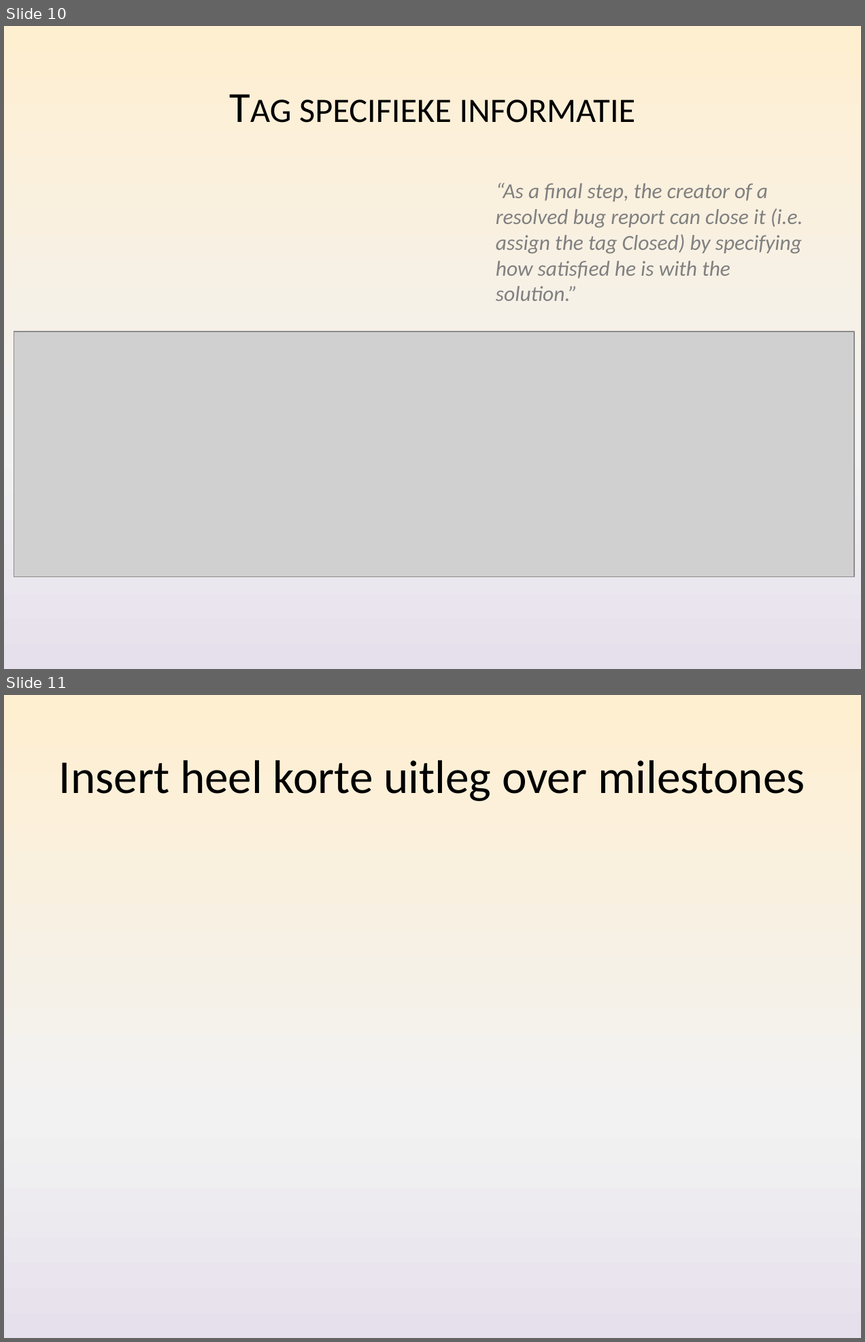
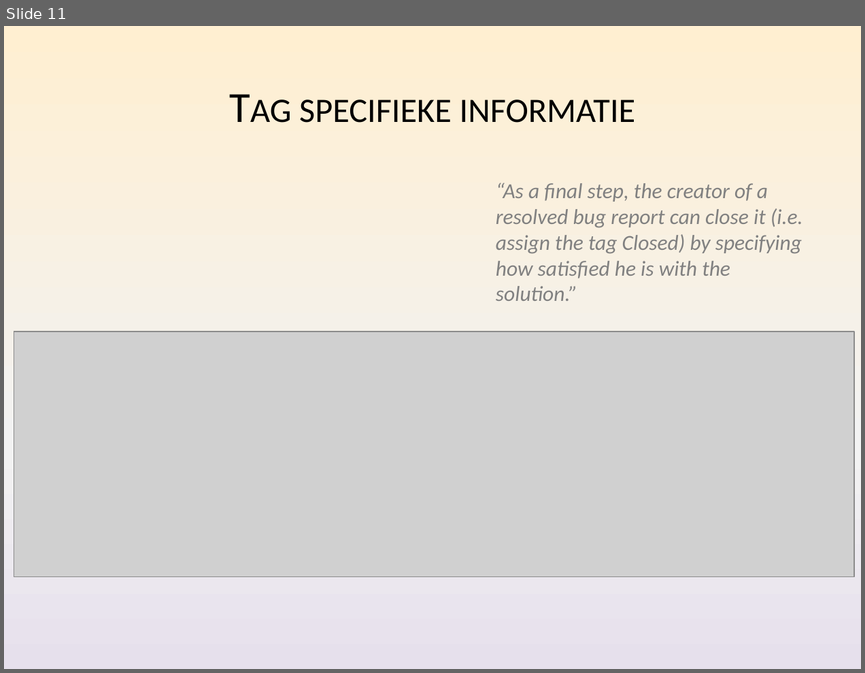
Before and after one commit to Nickelium/Software-Development, a slide deck: Presentaties/Iteratie 2/SWOP Presentatie 2 Inhoud.pptx. Shown one above the other, each under a label of ours: slides 10 and 11 before the commit, slide 11 after it. The pictures are 865x1342 and 865x673 pixels, drawn with LibreOffice and Linux fonts; fonts in the diff are those of the drawing; grey boxes stand for pictures. Boxes give left, top, right and bottom in pixels: in the first picture for what was removed or moved away, otherwise in the second. Text is boxed around its words. In the diff, an @@ line names an element or a change of style, - is before the commit and + after.

```diff
--- a/Presentaties/Iteratie 2/SWOP Presentatie 2 Inhoud.pptx
+++ b/Presentaties/Iteratie 2/SWOP Presentatie 2 Inhoud.pptx
@@ slide 11 removed at <box>4,695,861,1338</box>, background gradient #FFEFD1 to #F2F2F2 to #E6E0EC @@
@@ title removed at <box>59,760,805,801</box> @@
-Insert heel korte uitleg over milestones
@@ what was slide 10 is now slide 11 @@
```
Also in this commit, not shown: 1 slide changed, 3 slides added, 1 other slide removed, 3 other files.
